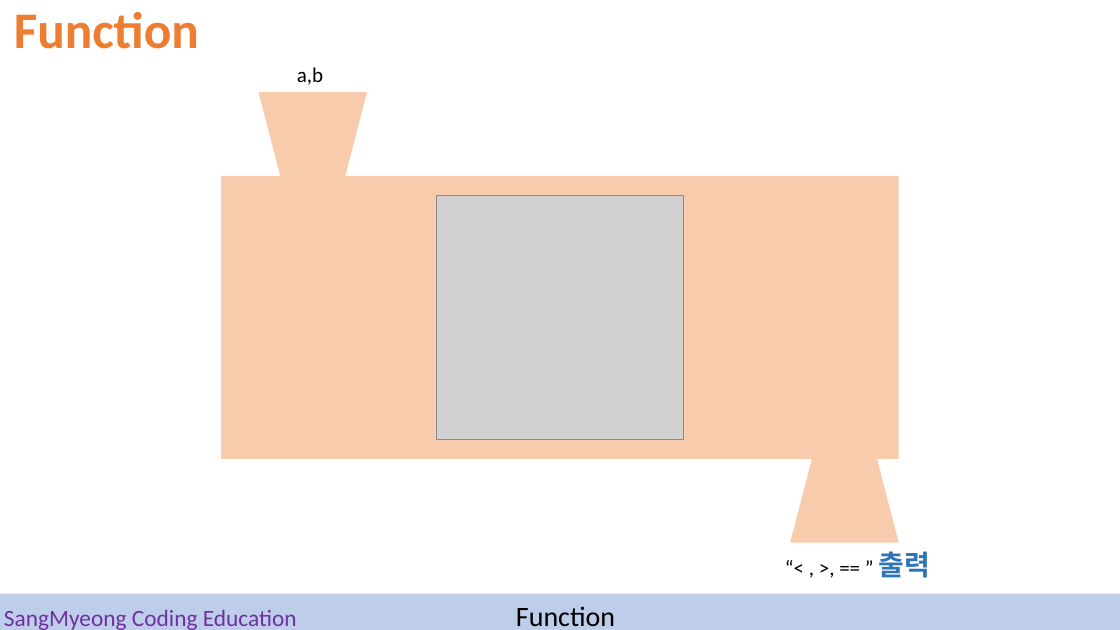
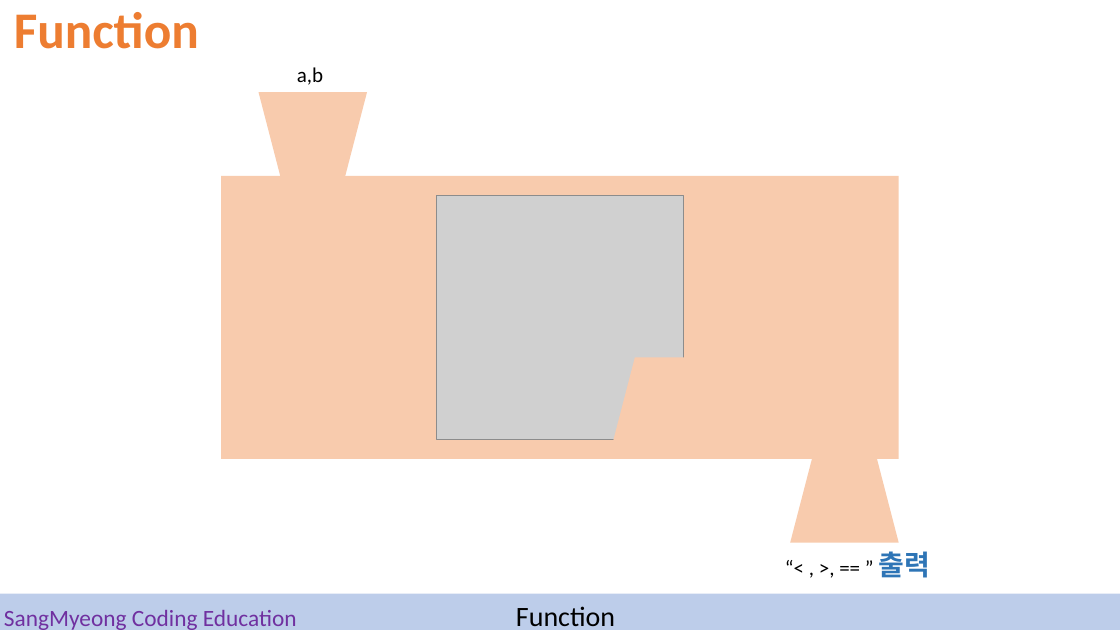
Before and after one commit to hhhhhhhhhhhhhhhhho/CE_basic_programming_course, a slide deck: slide 12 of 04.function/SMCE_ppt_04.pptx (slide 11 before the commit). Drawn at 1120x630 pixels with LibreOffice and Linux fonts; fonts in the diff are those of the drawing; grey boxes stand for pictures. Boxes give left, top, right and bottom in pixels: in the first picture for what was removed or moved away, otherwise in the second. Text is boxed around its words. In the diff, an @@ line names an element or a change of style, - is before the commit and + after.

```diff
--- a/04.function/SMCE_ppt_04.pptx
+++ b/04.function/SMCE_ppt_04.pptx
@@ flow chart manual operation added at (613,357,722,441), fill #F8CBAD @@
```
Also in this commit, not shown: 1 other slide changed, 2 slides added, 2 other files.
